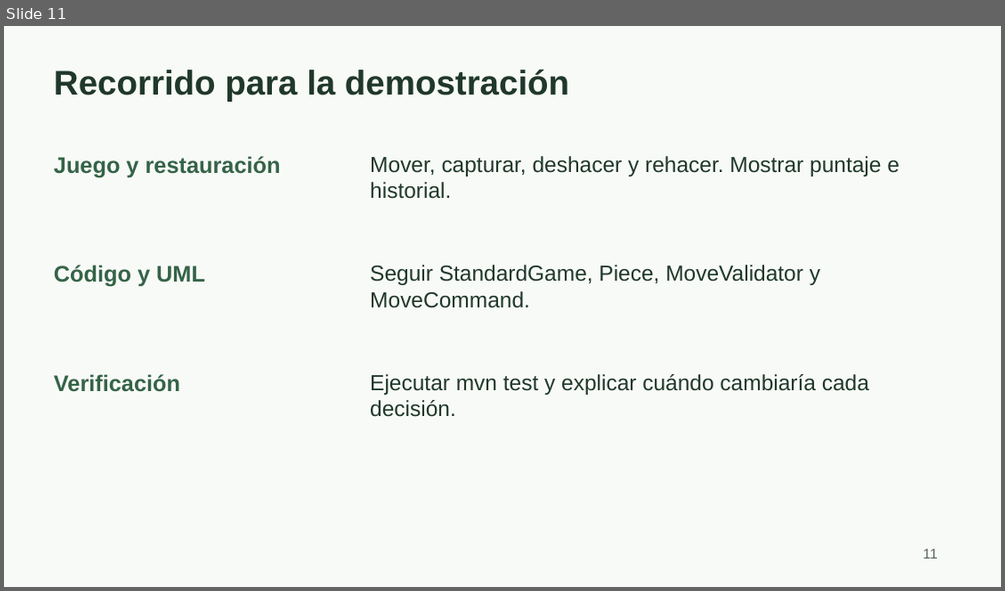
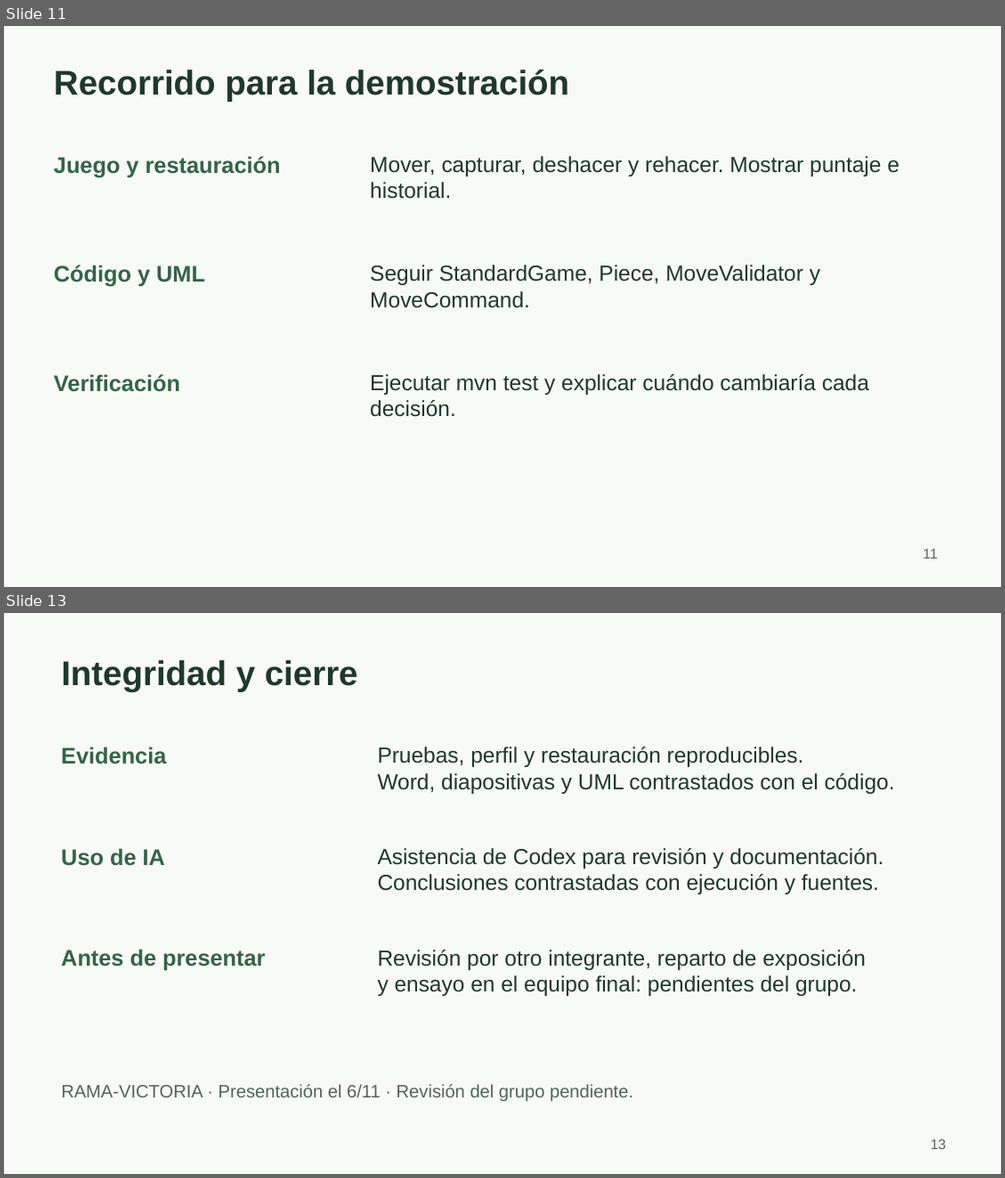
Before and after one commit to juligali/Ajedrez-TPO, a slide deck: docs/BLOCKMATE-final.pptx. Shown one above the other, each under a label of ours: slide 11 before the commit, slides 11 and 13 after it; the slides between them are not shown. The pictures are 1005x591 and 1005x1178 pixels, drawn with LibreOffice and Linux fonts; fonts in the diff are those of the drawing. Boxes give left, top, right and bottom in pixels: in the first picture for what was removed or moved away, otherwise in the second. Text is boxed around its words. In the diff, an @@ line names an element or a change of style, - is before the commit and + after.

Commit message:
Completar etapas 5 y 6: rendimiento medido, integridad y documentación actualizada

```diff
--- a/docs/BLOCKMATE-final.pptx
+++ b/docs/BLOCKMATE-final.pptx
@@ slide 13 added at (4,613,1001,1174), background #F8FAF7 @@
@@ text added at (61,660,358,692), 33 pt, text #20382B, bold @@
+Integridad y cierre
@@ text added at (61,747,166,764), 21.8 pt, text #356347, bold @@
+Evidencia
@@ text added at (378,747,895,794), 21 pt, text #20382B @@
+Pruebas, perfil y restauración reproducibles.
+Word, diapositivas y UML contrastados con el código.
@@ text added at (61,848,165,866), 21.8 pt, text #356347, bold @@
+Uso de IA
@@ text added at (378,848,883,894), 21 pt, text #20382B @@
+Asistencia de Codex para revisión y documentación.
+Conclusiones contrastadas con ejecución y fuentes.
@@ text added at (61,949,265,971), 21.8 pt, text #356347, bold @@
+Antes de presentar
@@ text added at (378,949,866,996), 21 pt, text #20382B @@
+Revisión por otro integrante, reparto de exposición
+y ensayo en el equipo final: pendientes del grupo.
@@ text added at (61,1084,633,1101), 17.2 pt, text #52645A @@
+RAMA-VICTORIA · Presentación el 6/11 · Revisión del grupo pendiente.
@@ text added at (930,1139,946,1149), 13.5 pt, text #52645A @@
+13
```
Also in this commit, not shown: 3 slides changed, 1 other slide added, 31 other files.
